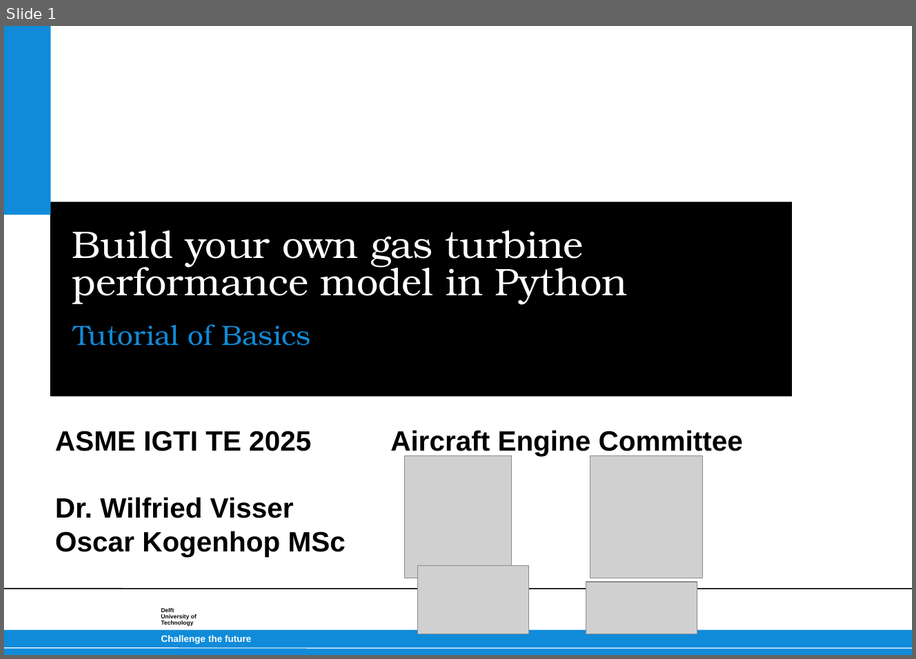
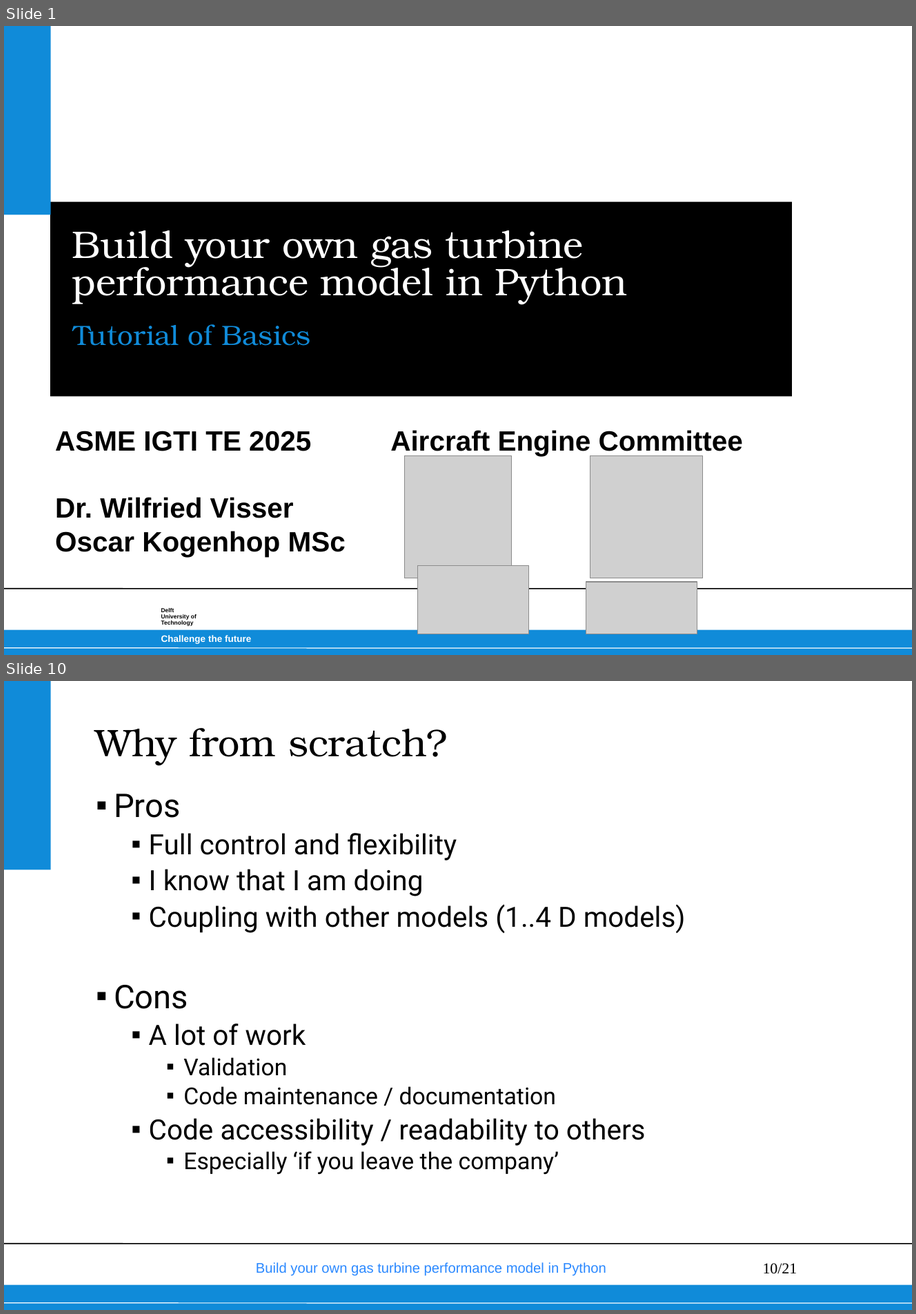
Before and after one commit to wvisser1958/GSPy, a slide deck: doc/Build your own gas turbine performance model from scratch.pptx. Shown one above the other, each under a label of ours: slide 1 before the commit, slides 1 and 10 after it; the slides between them are not shown. The pictures are 916x659 and 916x1314 pixels, drawn with LibreOffice and Linux fonts; fonts in the diff are those of the drawing; grey boxes stand for pictures; background and template pictures are left out. Boxes give left, top, right and bottom in pixels: in the first picture for what was removed or moved away, otherwise in the second. Text is boxed around its words. In the diff, an @@ line names an element or a change of style, - is before the commit and + after.

```diff
--- a/doc/Build your own gas turbine performance model from scratch.pptx
+++ b/doc/Build your own gas turbine performance model from scratch.pptx
@@ slide 10 added at (4,681,912,1310), background #FFFFFF; not listed: 4 template elements that a slide beside it also shows @@
@@ title added at (95,728,448,765), 33 pt, text #000000 @@
+  Why from scratch?
@@ text added at (114,793,686,1174), 24 pt, text #000000 @@
+▪ Pros
+  ▪ Full control and flexibility
+  ▪ I know that I am doing
+  ▪ Coupling with other models (1..4 D models)
+▪ Cons
+  ▪ A lot of work
+    ▪ Validation
+    ▪ Code maintenance / documentation
+  ▪ Code accessibility / readability to others
+    ▪ Especially ‘if you leave the company’
@@ text added at (256,1262,606,1276), 12 pt, text #2B89FF @@
+Build your own gas turbine performance model in Python
@@ text added at (263,1262,528,1275), 13 pt, text #108BD9 @@
+Chapter 8: Performance Characteristics
@@ page number added at (763,1263,797,1274), 13 pt, text #000000 @@
+10/21
```
Also in this commit, not shown: 6 slides changed, 3 other slides added.
